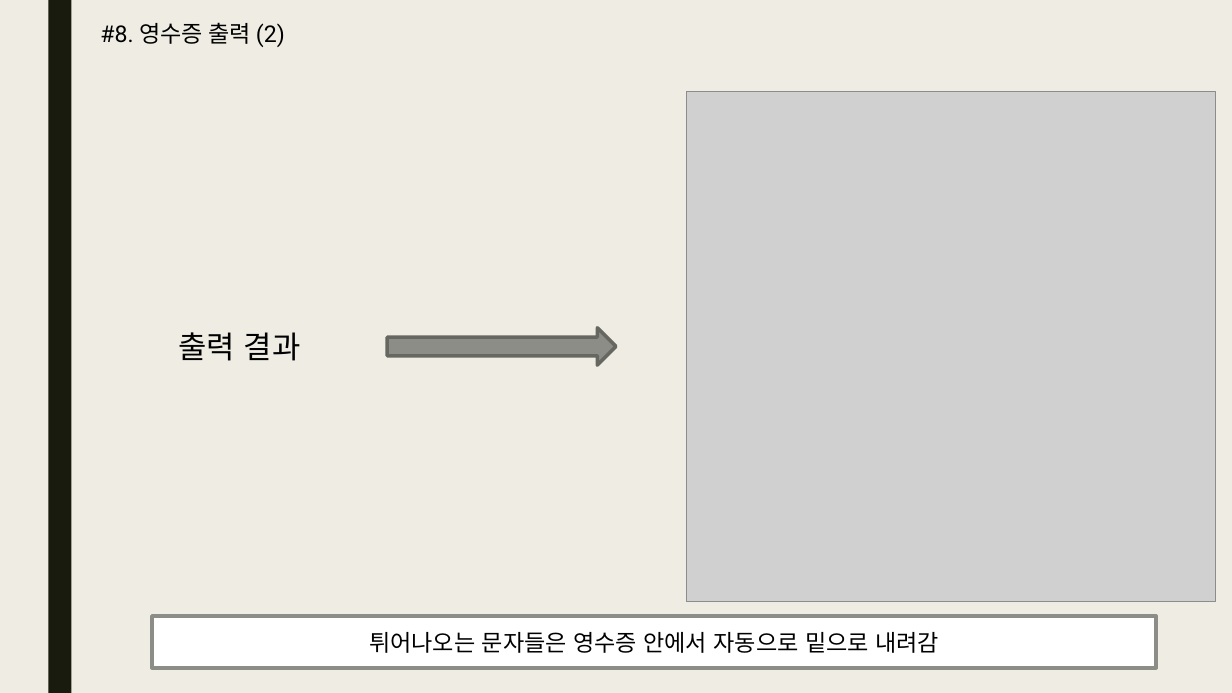
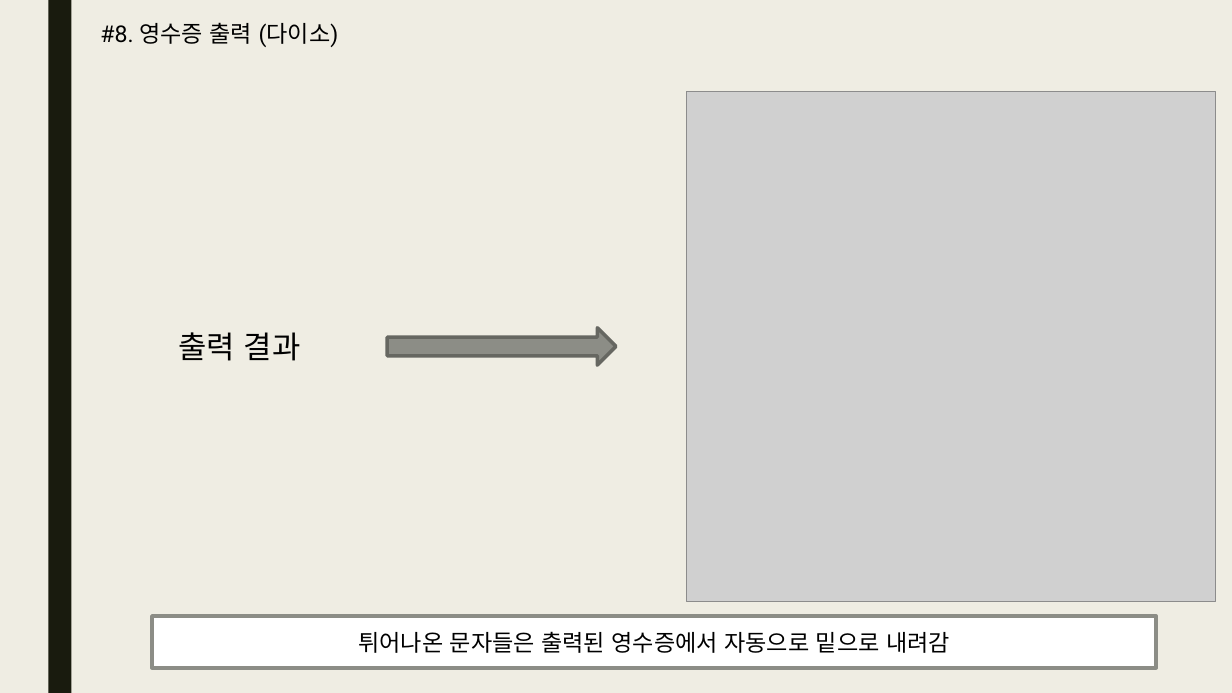
Before and after one commit to bino0130/politec-java, a slide deck: slide 17 of 자바 심화/자바 심화 과제/미완료 과제/20230322 자바심화 과제 남정현.pptx. Drawn at 1232x693 pixels with LibreOffice and Linux fonts; fonts in the diff are those of the drawing; grey boxes stand for pictures. Boxes give left, top, right and bottom in pixels: in the first picture for what was removed or moved away, otherwise in the second. Text is boxed around its words. In the diff, an @@ line names an element or a change of style, - is before the commit and + after.

```diff
--- a/자바 심화/자바 심화 과제/미완료 과제/20230322 자바심화 과제 남정현.pptx
+++ b/자바 심화/자바 심화 과제/미완료 과제/20230322 자바심화 과제 남정현.pptx
@@ text at [100,22,339,47]: text changed @@
-#8. 영수증 출력 (2)
+#8. 영수증 출력 (다이소)
@@ text in rectangle at [358,631,950,653]: text changed @@
-튀어나오는 문자들은 영수증 안에서 자동으로 밑으로 내려감
+튀어나온 문자들은 출력된 영수증에서 자동으로 밑으로 내려감
```
Also in this commit, not shown: 5 other slides changed, 8 slides added, 3 slides removed.
